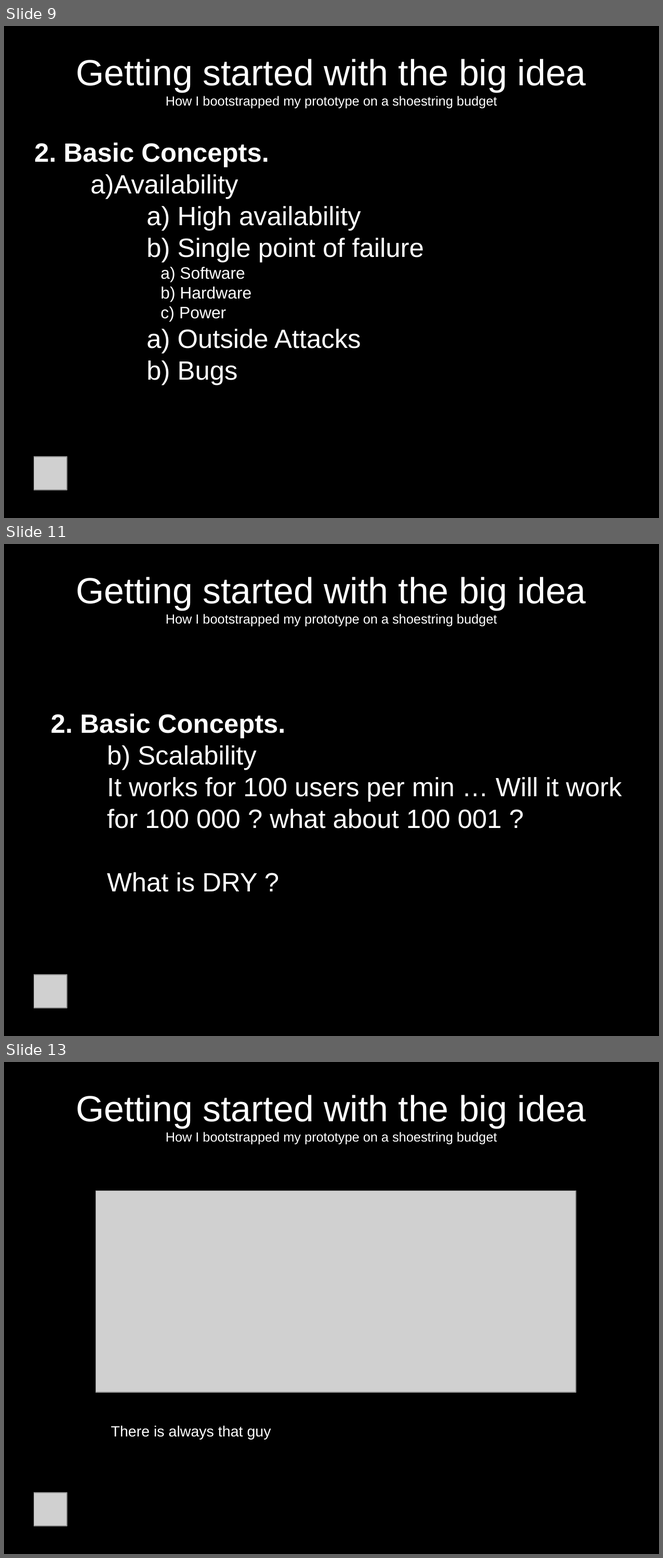
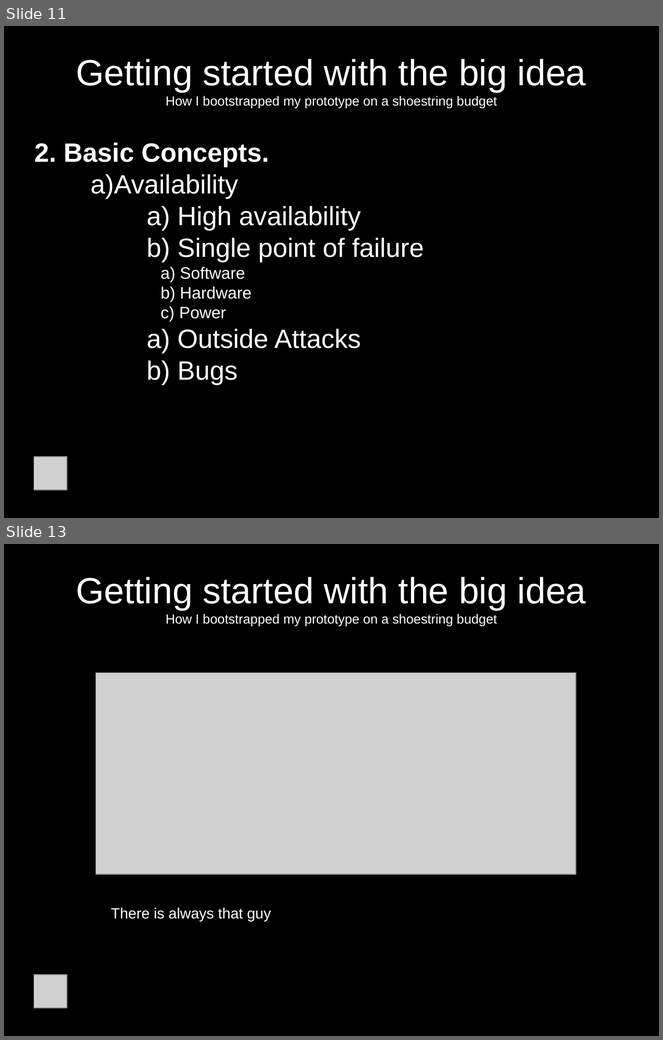
Before and after one commit to jcda/django-mvp-install-script, a slide deck: MVP-presentation-BD-Meetup.odp. Shown one above the other, each under a label of ours: slides 9, 11 and 13 before the commit, slides 11 and 13 after it; the slides between them are not shown. The pictures are 663x1558 and 663x1040 pixels, drawn with LibreOffice and Linux fonts; fonts in the diff are those of the drawing; grey boxes stand for pictures. Boxes give left, top, right and bottom in pixels: in the first picture for what was removed or moved away, otherwise in the second. Text is boxed around its words. In the diff, an @@ line names an element or a change of style, - is before the commit and + after.

```diff
--- a/MVP-presentation-BD-Meetup.odp
+++ b/MVP-presentation-BD-Meetup.odp
@@ slide 11 removed at <box>4,544,659,1036</box>, background #000000 @@
@@ title removed at <box>76,577,586,627</box> @@
-Getting started with the big idea
-How I bootstrapped my prototype on a shoestring budget
@@ subtitle removed at <box>51,714,622,892</box> @@
-2. Basic Concepts.
-        b) Scalability
-        It works for 100 users per min … Will it work for 100 000 ? what about 100 001 ?
-        What is DRY ?
@@ picture removed at <box>34,975,67,1008</box> @@
@@ what was slide 9 is now slide 11 @@
```
Also in this commit, not shown: 8 slides changed, 6 other slides removed, 3 other files.
